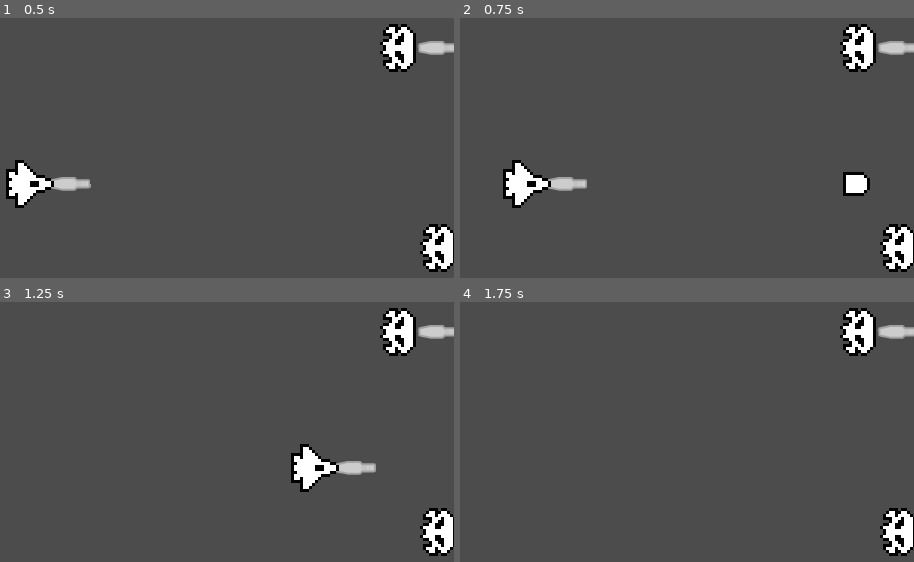
Above: before the commit, frames 1-4 (two rows, left to right).
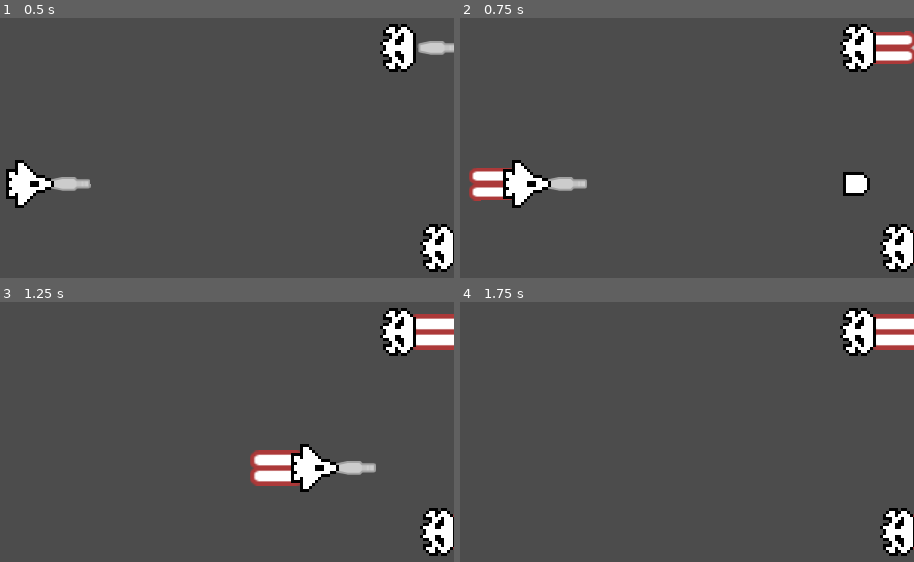
Above: after the commit, the same moments.

Repository: fguillen/FlyingCandies
Game: Godot game, scene res://SpaceShooterScene.tscn
Two runs of this game, one before a commit and one after it. Both use one fixed random seed, a clock stepped at 60 frames per second and the inputs below. This scene is started directly instead of the project's main scene.
Inputs:
- Up to frame 1 (0.5 s): no input
- Up to frame 2 (0.75 s): tap Enter (ui_accept) at 0.5 s; hold Right (ui_right) from 0.53 s (still down)
- Up to frame 3 (1.25 s): keep holding Right (ui_right); tap Enter (ui_accept) at 0.77 s
- Up to frame 4 (1.75 s): keep holding Right (ui_right); tap Enter (ui_accept) at 1.52 s

Frame 1 is identical in both runs. In frame 2, 2.0% of the frame differs, in the area x 1-100%, y 5-95%; in frame 3, 2.4%, in the area x 55-100%, y 4-96%; in frame 4, 1.2%.

Commit message:
Fixing engine velocity/scale change

Diff:
--- a/Character/MovemementManager.gd
+++ b/Character/MovemementManager.gd
@@ -5,17 +5,30 @@
 export(float) var ACCELERATION_DELTA = 100.0
 export(float) var MAX_SPEED = 500.0
 
-var velocity: = Vector2.ZERO
+signal velocity_changed(value)
+
+var velocity: = Vector2.ZERO setget set_velocity, get_velocity
 var direction: = Vector2.ZERO
 
 
 func apply_friction():
 	if direction.length() != 0: return
 
-	velocity = velocity.move_toward(Vector2.ZERO, FRICTION_DELTA)
+	self.velocity = velocity.move_toward(Vector2.ZERO, FRICTION_DELTA)
 
 
 func apply_acceleration():
 	if direction.length() == 0: return
 
-	velocity = velocity.move_toward(direction * MAX_SPEED, ACCELERATION_DELTA)
+	self.velocity = velocity.move_toward(direction * MAX_SPEED, ACCELERATION_DELTA)
+
+
+func get_velocity():
+	return velocity
+
+
+func set_velocity(value:Vector2):
+	print("Set velocity: ", value)
+	if value != velocity:
+		velocity = value
+		emit_signal("velocity_changed", self.velocity)
--- a/Player.tscn
+++ b/Player.tscn
@@ -16,38 +16,10 @@
 [sub_resource type="Animation" id=2]
 resource_name = "Idle"
 length = 0.1
-tracks/0/type = "method"
-tracks/0/path = NodePath("ShipEngine")
-tracks/0/interp = 1
-tracks/0/loop_wrap = true
-tracks/0/imported = false
-tracks/0/enabled = true
-tracks/0/keys = {
-"times": PoolRealArray( 0 ),
-"transitions": PoolRealArray( 1 ),
-"values": [ {
-"args": [  ],
-"method": "deactivate"
-} ]
-}
 
 [sub_resource type="Animation" id=3]
 resource_name = "Move"
 length = 0.1
-tracks/0/type = "method"
-tracks/0/path = NodePath("ShipEngine")
-tracks/0/interp = 1
-tracks/0/loop_wrap = true
-tracks/0/imported = false
-tracks/0/enabled = true
-tracks/0/keys = {
-"times": PoolRealArray( 0 ),
-"transitions": PoolRealArray( 1 ),
-"values": [ {
-"args": [  ],
-"method": "activate"
-} ]
-}
 
 [node name="Player" type="Area2D"]
 rotation = -0.00127678
--- a/ShipEngine.gd
+++ b/ShipEngine.gd
@@ -15,11 +15,16 @@
 		if child is Sprite:
 			sprites.append(child)
 
+
 func setup(_character:Character):
-	self.character = _character
+	character = _character
+	character.movement_manager.connect("velocity_changed", self, "on_velocity_changed")
 
-func _process(_delta):
-	set_power(character.movement_manager.velocity.length() / character.movement_manager.MAX_SPEED)
+
+func on_velocity_changed(velocity:Vector2):
+	print("on_velocity_changed: ", velocity)
+	set_power(velocity.length() / character.movement_manager.MAX_SPEED)
+
 
 func set_power(value:float):
 	power = value
